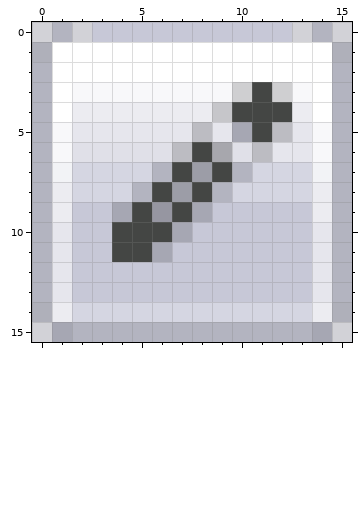
Pixel-art sprite, stored at common/img/dropedit.png. That is the earlier state.
The file is 16x16 pixels. Colours within 5 levels of each other are drawn and written as one.
New version:
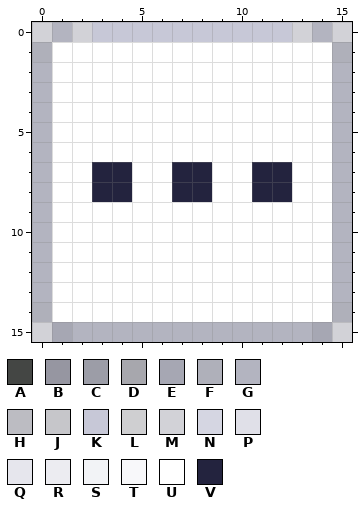
Palette (. is transparent): A #444644  B #9696a1  C #9c9da7  D #a7a7ad  E #a6a7b3  F #afb0ba  G #b3b4c0  H #bcbcc2  J #c6c6ca  K #c7c8d7  L #cfcfd1  M #d2d2d7  N #d5d6e2  P #e0e0e8  Q #e6e6ed  R #ececf1  S #f2f3f6  T #f8f8fa  U #ffffff  V #23233e
Difference:
The author changed colour A to colour U in row 3 at x 11; in row 4 at x 10 to 12; in row 5 at x 11; in row 6 at x 8; in row 7 at x 9; in row 8 at x 6.
The author changed colour A to colour U in row 9 at x 5 and 7; in row 10 at x 4 to 6; in row 11 at x 4 to 5.
The author changed colour B to colour U in row 9 at x 6.
The author changed colour D to colour U in row 6 at x 9.
The author changed colour E to colour U in row 5 at x 10; in row 9 at x 4 and 8; in row 10 at x 7; in row 11 at x 6.
The author changed colour G to colour U in row 7 at x 6 and 10; in row 8 at x 5 and 9.
The author changed colour H to colour U in row 5 at x 8 and 12; in row 6 at x 7 and 11.
The author changed colour J to colour U in row 4 at x 9.
The author changed colour K to colour U in row 9 at x 2 to 3 and 9 to 13; in row 10 at x 2 to 3 and 8 to 13; in row 11 at x 2 to 3 and 7 to 13; in rows 12 to 13 at x 2 to 13.
The author changed colour L to colour U in row 3 at x 10 and 12.
The author changed colour N to colour U in row 7 at x 2, 5 and 13; in row 8 at x 2, 10 and 13; in row 14 at x 2 to 13.
The author changed colour P to colour U in row 6 at x 2 to 6 and 10.
The author changed colour Q to colour U in row 5 at x 2 to 7, 9 and 13; in row 6 at x 12 to 13; in rows 10 to 13 at x 1 and 14.
The author changed colour R to colour U in row 4 at x 2 to 8 and 13; in rows 8 to 9 at x 1 and 14; in row 14 at x 1 and 14.
The author changed colour S to colour U in row 7 at x 1 and 14.
The author changed colour T to colour U in row 3 at x 2 to 9 and 13; in rows 5 to 6 at x 1 and 14.
The author changed colour A to colour V in row 7 at x 7; in row 8 at x 8.
The author changed colour C to colour V in row 7 at x 8; in row 8 at x 7.
The author changed colour N to colour V in rows 7 to 8 at x 3 to 4 and 11 to 12.
Boxes around the changes in both pictures, in picture pixels (x1, y1, x2, y2):
changed: (52, 82, 332, 322)
